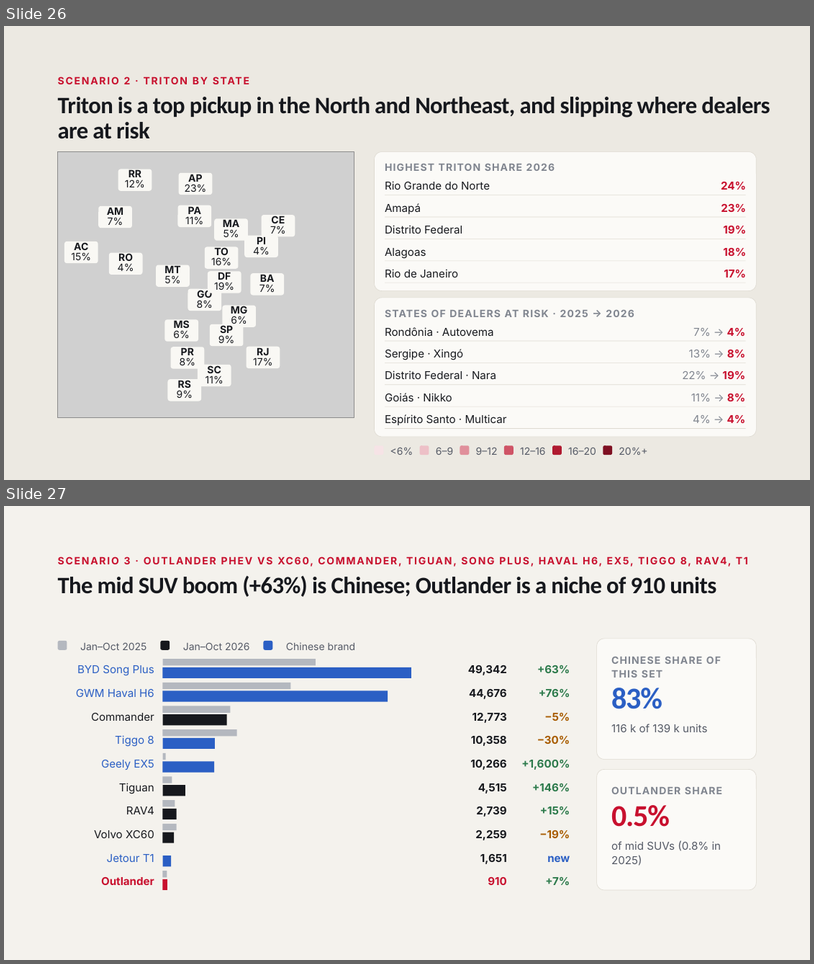
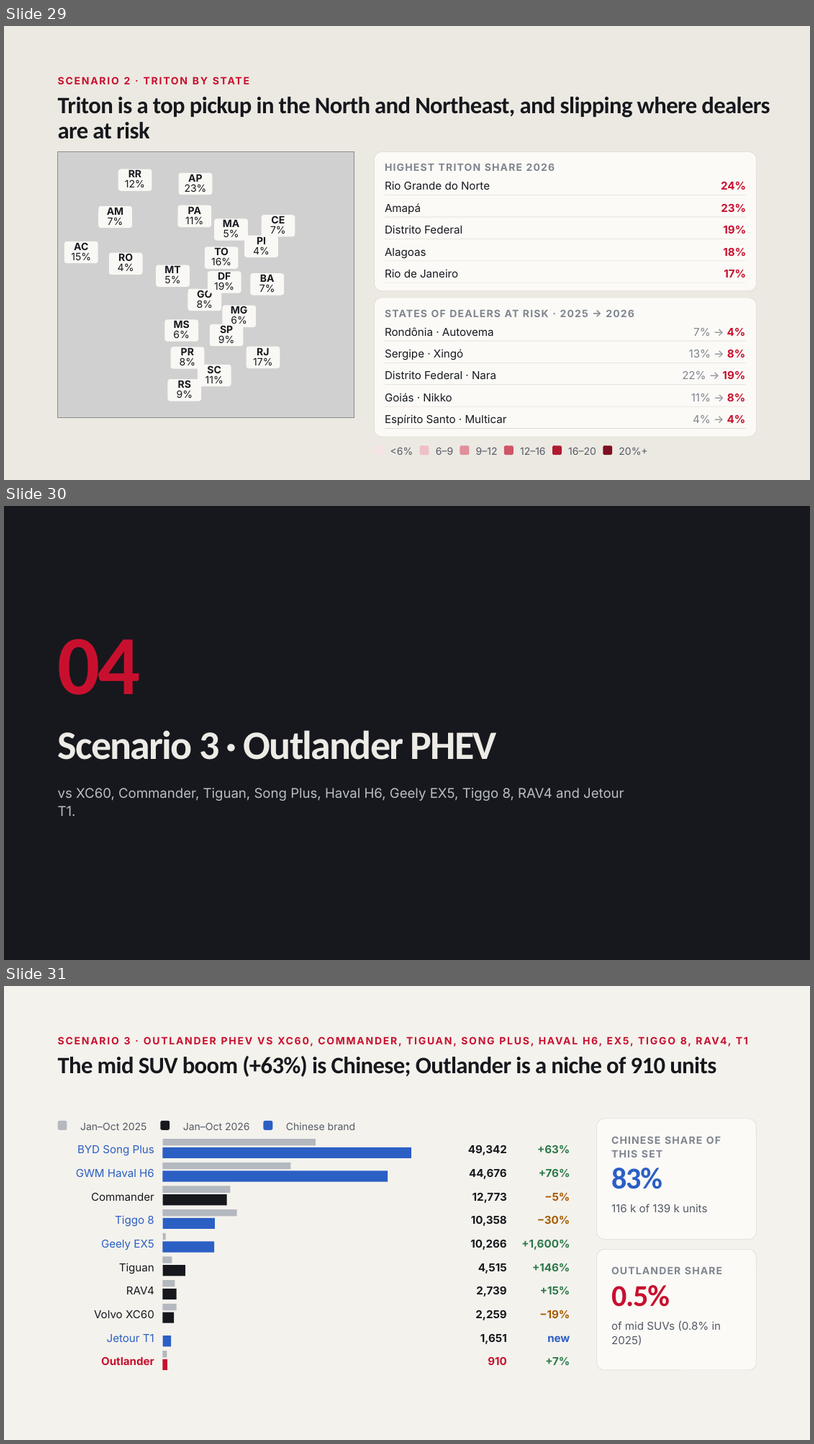
Before and after one commit to FLeone2/mercado-atlas, a slide deck: Mitsubishi_Brazil_Market_Network_Nov2026.pptx. Shown one above the other, each under a label of ours: slides 26 and 27 before the commit, slides 29, 30 and 31 after it. The pictures are 814x964 and 814x1444 pixels, drawn with LibreOffice and Linux fonts; fonts in the diff are those of the drawing; grey boxes stand for pictures. Boxes give left, top, right and bottom in pixels: in the first picture for what was removed or moved away, otherwise in the second. Text is boxed around its words. In the diff, an @@ line names an element or a change of style, - is before the commit and + after.

```diff
--- a/Mitsubishi_Brazil_Market_Network_Nov2026.pptx
+++ b/Mitsubishi_Brazil_Market_Network_Nov2026.pptx
@@ slide 30 added at [4,506,810,960], background #16181D @@
@@ text added at [58,638,141,695], 100 pt, text #C8102E, bold @@
+04
@@ text added at [58,730,497,759], 48 pt, text #EDEBE6, bold @@
+Scenario 3 · Outlander PHEV
@@ text added at [58,788,625,816], 16 pt, text #B9BDC6 @@
+vs XC60, Commander, Tiguan, Song Plus, Haval H6, Geely EX5, Tiggo 8, RAV4 and Jetour T1.
@@ what was slide 26 is now slide 29 @@
@@ what was slide 27 is now slide 31 @@
```
Also in this commit, not shown: 6 other slides added.
